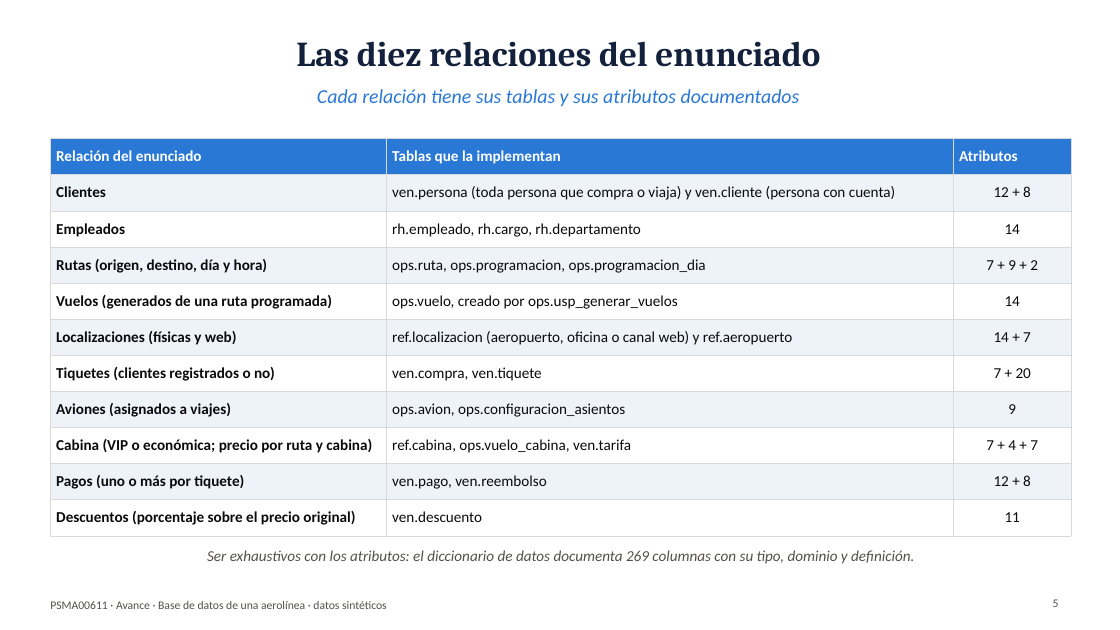
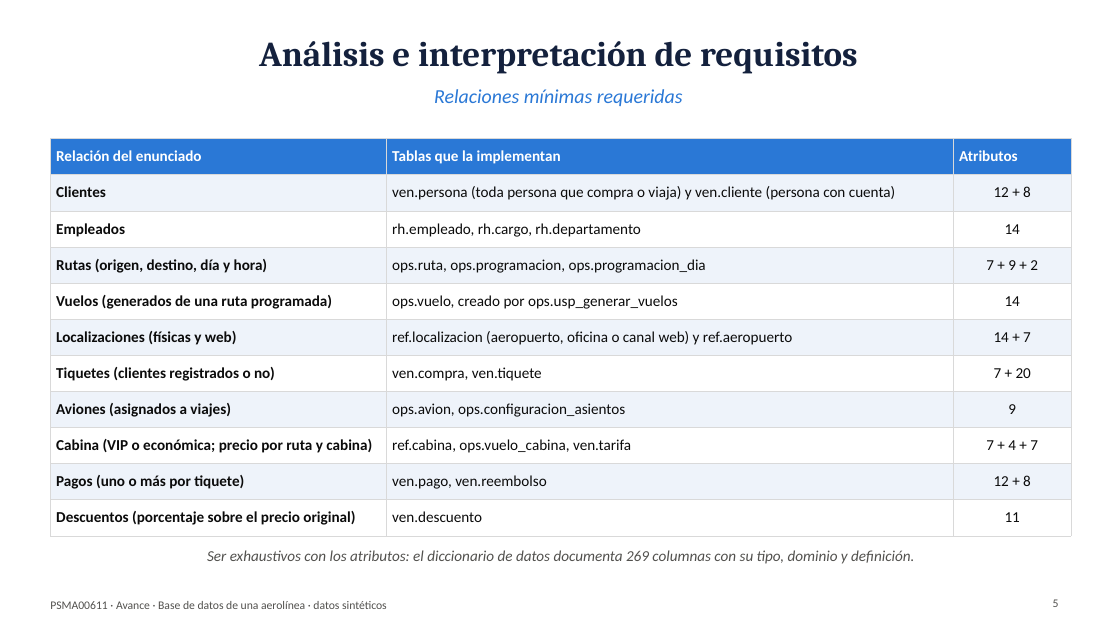
Before and after one commit to CARLOSDELOSRIOS/aerolinea-bd-psma00611, a slide deck: slide 5 of slides/presentacion_avance_PSMA00611.pptx. Drawn at 1120x630 pixels with LibreOffice and Linux fonts; fonts in the diff are those of the drawing. Boxes give left, top, right and bottom in pixels: in the first picture for what was removed or moved away, otherwise in the second. Text is boxed around its words. In the diff, an @@ line names an element or a change of style, - is before the commit and + after.

```diff
--- a/slides/presentacion_avance_PSMA00611.pptx
+++ b/slides/presentacion_avance_PSMA00611.pptx
@@ title at (259, 41, 858, 74): text changed @@
-Las diez relaciones del enunciado
+Análisis e interpretación de requisitos
@@ text at (434, 89, 683, 106): text changed @@
-Cada relación tiene sus tablas y sus atributos documentados
+Relaciones mínimas requeridas
```
Also in this commit, not shown: 12 other slides changed, 3 other files.
